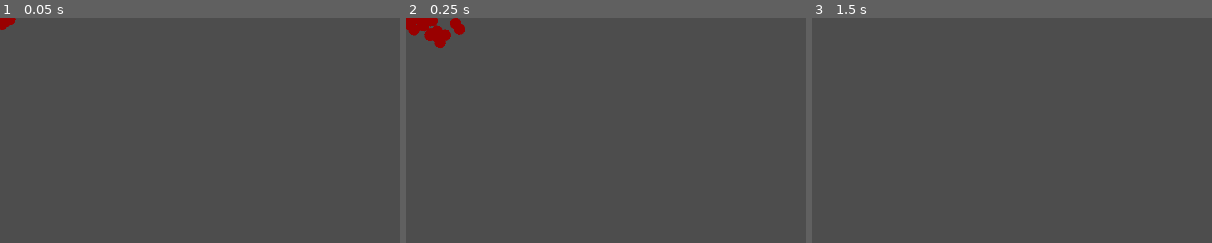
Above: before the commit, frames 1-3 (left to right).
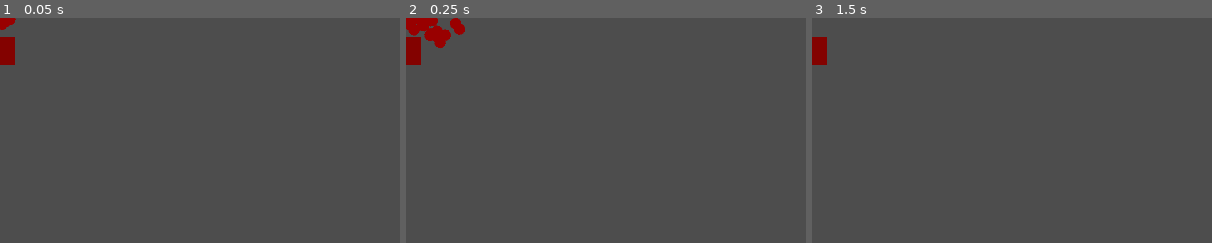
Above: after the commit, the same moments.

Repository: Deojee/project-sodalake
Game: Godot game, scene res://scenes/blood_splatter.tscn
The game is run twice, just before and just after one commit, with the same random seed, the same clock (stepped at 60 frames per second) and the same inputs. This scene is started directly instead of the project's main scene.
Inputs (mouse positions are % of the whole screen's width and height, from its top left):
- Up to frame 1 (0.05 s): no input
- Up to frame 2 (0.25 s): no input
- Up to frame 3 (1.5 s): tap Enter (enter) at 0.5 s; move the mouse to (72, 45) at 0.52 s; press the mouse at (72, 45) at 0.53 s; hold D (right) 0.53-1.28 s; tap Space at 1.25 s; move the mouse to (30, 55) at 1.27 s; release the mouse at (30, 55) at 1.28 s; hold S (down) from 1.28 s (still down); tap / (commandLine) at 1.35 s
The pictures show only the part of the screen within x 0-50%, y 0-50%; the shares and areas given below are measured in that part.

The runs differ from the first frame. In frame 1, 0.5% of the frame differs, in the area x 0-4%, y 8-21%; in frame 2, 0.5%; in frame 3, 0.5%.
Error in both runs: Cannot call method 'set_process' on a null value. (res://scripts/bloodSplatter.gd:31)

Commit message:
blood fade

Diff:
--- a/scenes/avatar.tscn
+++ b/scenes/avatar.tscn
@@ -460,6 +460,7 @@
 text = "true"
 
 [node name="nameTag" type="Label" parent="."]
+z_index = 1
 offset_left = -70.0
 offset_top = -80.0
 offset_right = 71.0
--- a/scenes/blood_splatter.tscn
+++ b/scenes/blood_splatter.tscn
@@ -1,15 +1,65 @@
-[gd_scene load_steps=3 format=3 uid="uid://chuk5duu3ij6u"]
+[gd_scene load_steps=6 format=3 uid="uid://chuk5duu3ij6u"]
 
 [ext_resource type="Script" path="res://scripts/bloodSplatter.gd" id="1_e7nqg"]
 [ext_resource type="Texture2D" uid="uid://bocb7drcsvrhf" path="res://textures/whiteCircle16x16.png" id="2_66xqo"]
 
+[sub_resource type="Animation" id="Animation_oweii"]
+resource_name = "fade"
+length = 25.0
+tracks/0/type = "value"
+tracks/0/imported = false
+tracks/0/enabled = true
+tracks/0/path = NodePath("modulate:modulate")
+tracks/0/interp = 1
+tracks/0/loop_wrap = true
+tracks/0/keys = {
+"times": PackedFloat32Array(0, 10.1, 24.3),
+"transitions": PackedFloat32Array(1, 1, 1),
+"update": 0,
+"values": [Color(1, 1, 1, 1), Color(1, 1, 1, 1), Color(1, 1, 1, 0.0392157)]
+}
+tracks/1/type = "method"
+tracks/1/imported = false
+tracks/1/enabled = true
+tracks/1/path = NodePath(".")
+tracks/1/interp = 1
+tracks/1/loop_wrap = true
+tracks/1/keys = {
+"times": PackedFloat32Array(),
+"transitions": PackedFloat32Array(),
+"values": []
+}
+
+[sub_resource type="Animation" id="Animation_b1hgr"]
+length = 0.001
+tracks/0/type = "value"
+tracks/0/imported = false
+tracks/0/enabled = true
+tracks/0/path = NodePath("modulate:modulate")
+tracks/0/interp = 1
+tracks/0/loop_wrap = true
+tracks/0/keys = {
+"times": PackedFloat32Array(0),
+"transitions": PackedFloat32Array(1),
+"update": 0,
+"values": [Color(1, 1, 1, 1)]
+}
+
+[sub_resource type="AnimationLibrary" id="AnimationLibrary_rnrea"]
+_data = {
+"RESET": SubResource("Animation_b1hgr"),
+"fade": SubResource("Animation_oweii")
+}
+
 [node name="bloodSplatter" type="Node2D"]
 script = ExtResource("1_e7nqg")
 
-[node name="bleed" type="CPUParticles2D" parent="."]
+[node name="modulate" type="Node2D" parent="."]
+
+[node name="bleed" type="CPUParticles2D" parent="modulate"]
 visible = false
 
-[node name="shot" type="CPUParticles2D" parent="."]
+[node name="shot" type="CPUParticles2D" parent="modulate"]
 emitting = false
 amount = 32
 lifetime = 0.4
@@ -23,8 +73,20 @@
 initial_velocity_max = 350.0
 color = Color(0.6, 0, 0, 1)
 
+[node name="ColorRect" type="ColorRect" parent="modulate"]
+offset_left = -19.0
+offset_top = 28.0
+offset_right = 21.0
+offset_bottom = 68.0
+color = Color(0.513726, 0.00784314, 0, 1)
+
 [node name="Timer" type="Timer" parent="."]
 wait_time = 0.3
 autostart = true
 
+[node name="AnimationPlayer" type="AnimationPlayer" parent="."]
+libraries = {
+"": SubResource("AnimationLibrary_rnrea")
+}
+
 [connection signal="timeout" from="Timer" to="." method="_on_timer_timeout"]
--- a/scenes/weapon_spawn.tscn
+++ b/scenes/weapon_spawn.tscn
@@ -85,6 +85,7 @@
 radius = 64.0
 
 [node name="weaponSpawn" type="Node2D" groups=["pickup"]]
+z_index = 1
 script = ExtResource("1_b5qrh")
 
 [node name="appearance" type="Node2D" parent="."]
--- a/scripts/Camera.gd
+++ b/scripts/Camera.gd
@@ -173,7 +173,7 @@
 
 
 func resetCommand():
-	Globals.world.resetGame()
+	Globals.world.resetGame(-1)
 	return "reseting"
 
 func shutDownCommand(value):
--- a/scripts/Player.gd
+++ b/scripts/Player.gd
@@ -137,12 +137,12 @@
 	if health > Globals.maxPlayerHealth * 0.9:
 		return
 
-	var bleedRate = (Globals.maxPlayerHealth - health) * 0.05
+	var bleedRate = (1.0 - float(health)/float(Globals.maxPlayerHealth)) * 25
 
 
 	if lastBled + (1.0/bleedRate) * 1000 < Time.get_ticks_msec():
 		lastBled = Time.get_ticks_msec()
-		Globals.world.createBloodSplatter(global_position,Vector2.UP,(Globals.maxPlayerHealth-health)/5,0,"shot")
+		Globals.world.createBloodSplatter(global_position,Vector2.UP,(1.0 - float(health)/float(Globals.maxPlayerHealth)) * 6,0,"shot")
 
 	pass
 
--- a/scripts/bloodSplatter.gd
+++ b/scripts/bloodSplatter.gd
@@ -7,7 +7,7 @@
 func setType(pos,dir,damage,knockback,type):
 	position = pos
 	rotation = dir.angle()
-	emitter = $shot
+	emitter = $modulate/shot
 
 	emitter.amount = int(damage * 2) + 1
 	emitter.spread = 360 * pow(1.01,-0.25 * knockback)
@@ -18,7 +18,7 @@
 # Called when the node enters the scene tree for the first time.
 func _ready():
 	#setType(position,Vector2(1,0),30,1000,"")
-	$shot.restart()
+	$modulate/shot.restart()
 	pass # Replace with function body.
 
 
@@ -37,5 +37,5 @@
 	emitter.set_physics_process(false)
 
 
-
+	$AnimationPlayer.play("fade")
 	pass # Replace with function body.
--- a/scripts/pickupSpawner.gd
+++ b/scripts/pickupSpawner.gd
@@ -6,9 +6,11 @@
 	pass # Replace with function body.
 
 var timeUntilNextSpawn = 1
-var spawnrate = 10
+var spawnrate = 2
+var spawnAtStartPerPlayer = 5
 
 
+var roundHasStarted = false
 # Called every frame. 'delta' is the elapsed time since the previous frame.
 func _process(delta):
 
@@ -17,13 +19,18 @@
 	if !Globals.is_server:
 		return
 
-	var noSpawnTime = 2000
+	var noSpawnTime = 6000
 	var playersInServer = Globals.playersInServer.keys().size()
+	var timeSinceRoundStart = Time.get_ticks_msec() - Globals.lastRoundStart - noSpawnTime
 
-	var timeSinceRoundStart = Time.get_ticks_msec() - Globals.lastRoundStart - noSpawnTime
 	if timeSinceRoundStart < 0:
-		spawnrate = 1
+		roundHasStarted = false
 		return
+
+	if !roundHasStarted:
+		roundHasStarted = true
+		for i in spawnAtStartPerPlayer * playersInServer:
+			spawnGun()
 
 	spawnrate = playersInServer * 6 * (pow(1.002,-0.15*timeSinceRoundStart)) + 0.4 * playersInServer
 
